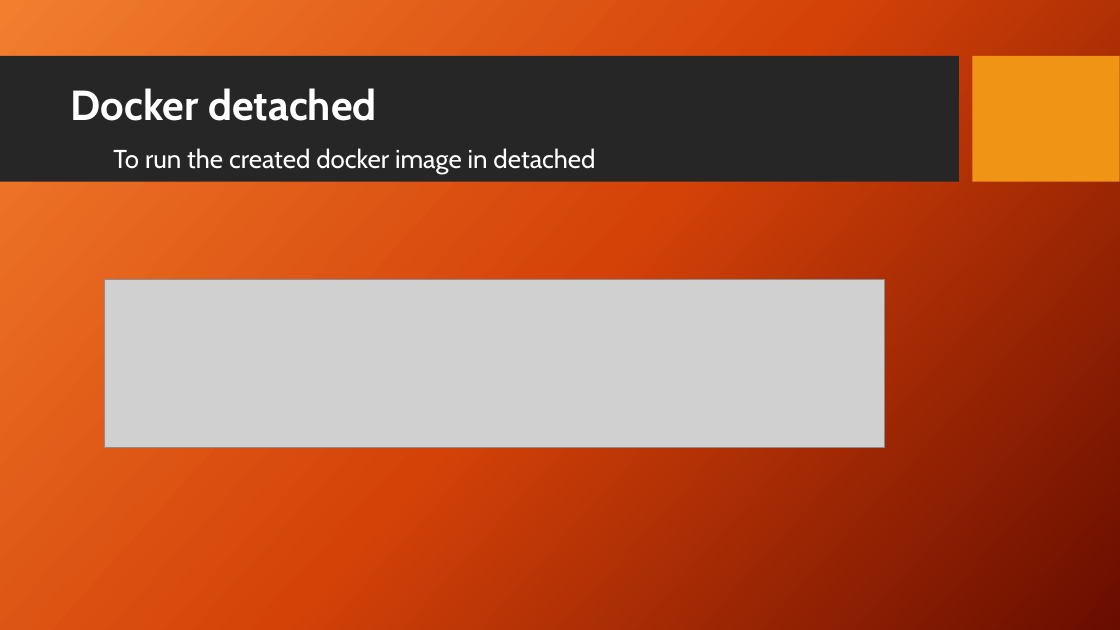
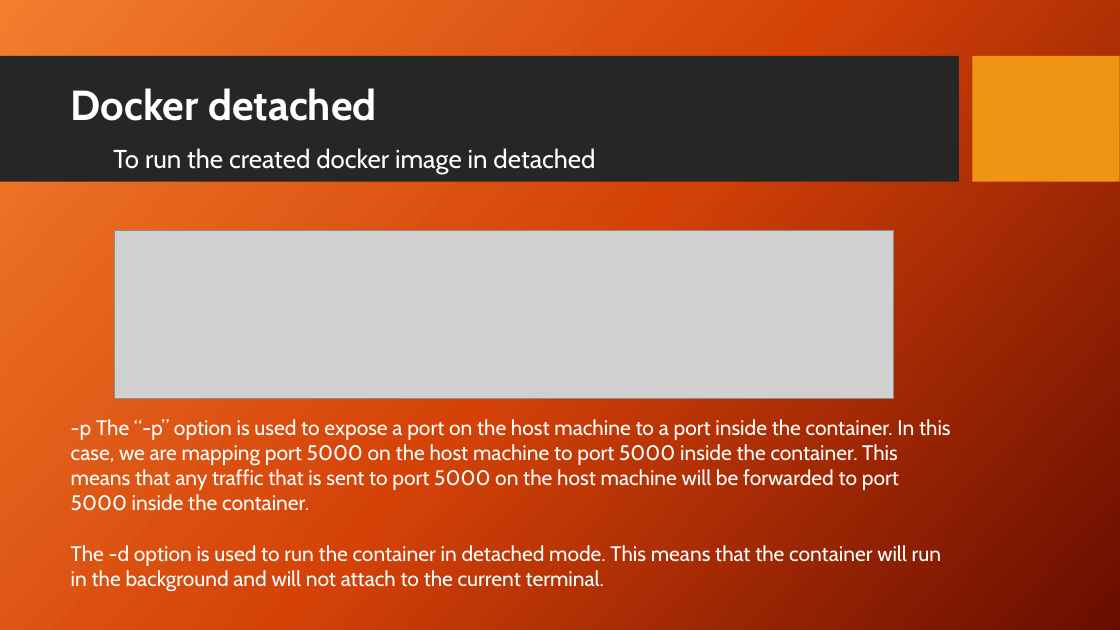
Before and after one commit to Vi46/Docker-Docment, a slide deck: slide 13 of DockerIzation Documentation.pptx (slide 11 before the commit). Drawn at 1120x630 pixels with LibreOffice and Linux fonts; fonts in the diff are those of the drawing; grey boxes stand for pictures; background and template pictures are left out. Boxes give left, top, right and bottom in pixels: in the first picture for what was removed or moved away, otherwise in the second. Text is boxed around its words. In the diff, an @@ line names an element or a change of style, - is before the commit and + after.

```diff
--- a/DockerIzation Documentation.pptx
+++ b/DockerIzation Documentation.pptx
@@ picture moved from (x1=105, y1=280, x2=885, y2=448) to (x1=114, y1=230, x2=894, y2=398) @@
@@ text added at (x1=71, y1=419, x2=951, y2=592), 18 pt, text #FFFFFF @@
+-p The “-p” option is used to expose a port on the host machine to a port inside the container. In this case, we are mapping port 5000 on the host machine to port 5000 inside the container. This means that any traffic that is sent to port 5000 on the host machine will be forwarded to port 5000 inside the container.
+The -d option is used to run the container in detached mode. This means that the container will run in the background and will not attach to the current terminal.
```
Also in this commit, not shown: 4 other slides changed, 2 slides added.
